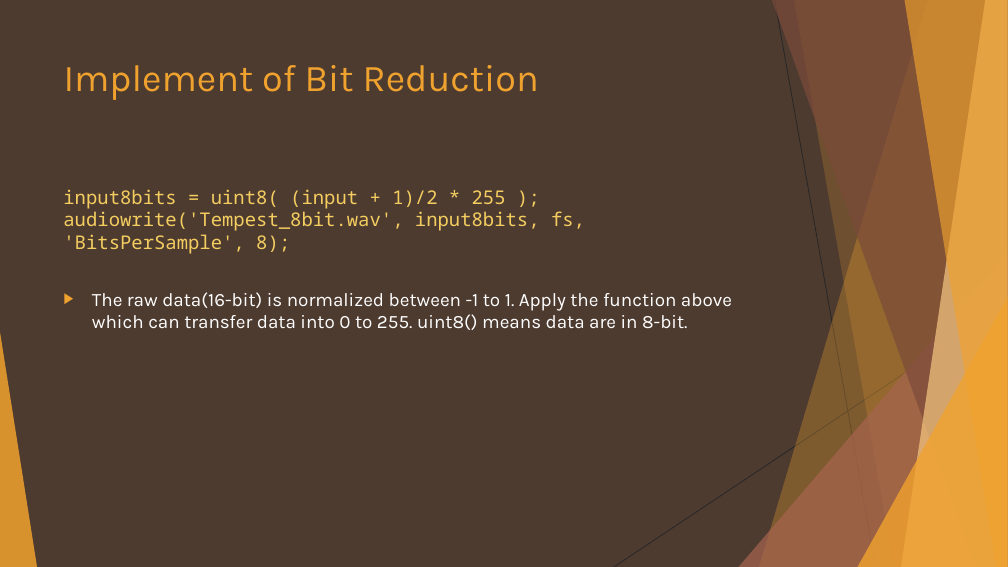
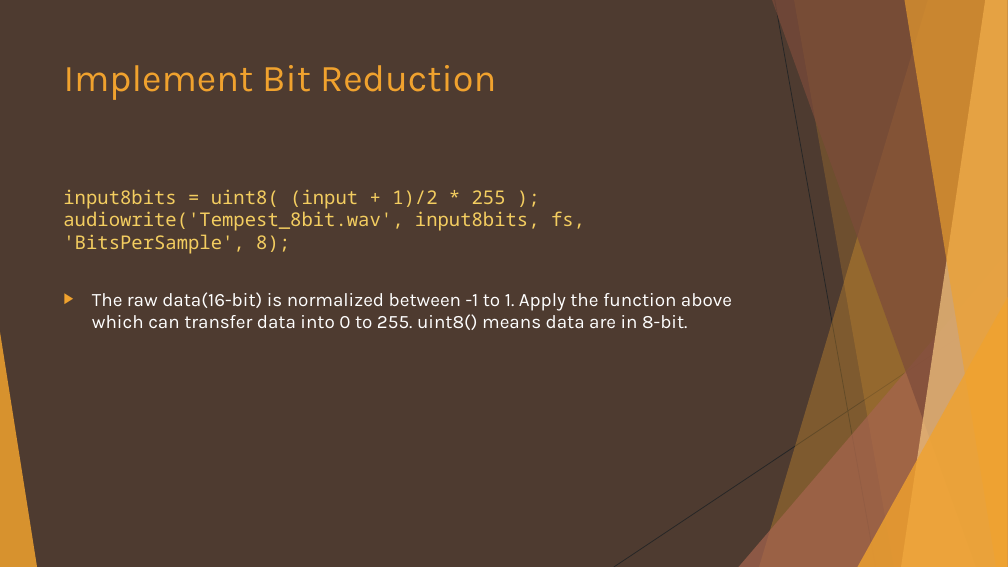
Before and after one commit to kenchan13/Introduction-to-Multimedia, a slide deck: slide 14 of Homework/hw2/104062361_report.pptx (slide 12 before the commit). Drawn at 1008x567 pixels with LibreOffice and Linux fonts; fonts in the diff are those of the drawing. Boxes give left, top, right and bottom in pixels: in the first picture for what was removed or moved away, otherwise in the second. Text is boxed around its words. In the diff, an @@ line names an element or a change of style, - is before the commit and + after.

```diff
--- a/Homework/hw2/104062361_report.pptx
+++ b/Homework/hw2/104062361_report.pptx
@@ title at bbox=[64, 65, 496, 100]: text changed @@
-Implement of Bit Reduction
+Implement Bit Reduction
```
Also in this commit, not shown: 10 other slides changed, 3 slides added, 39 other files.
